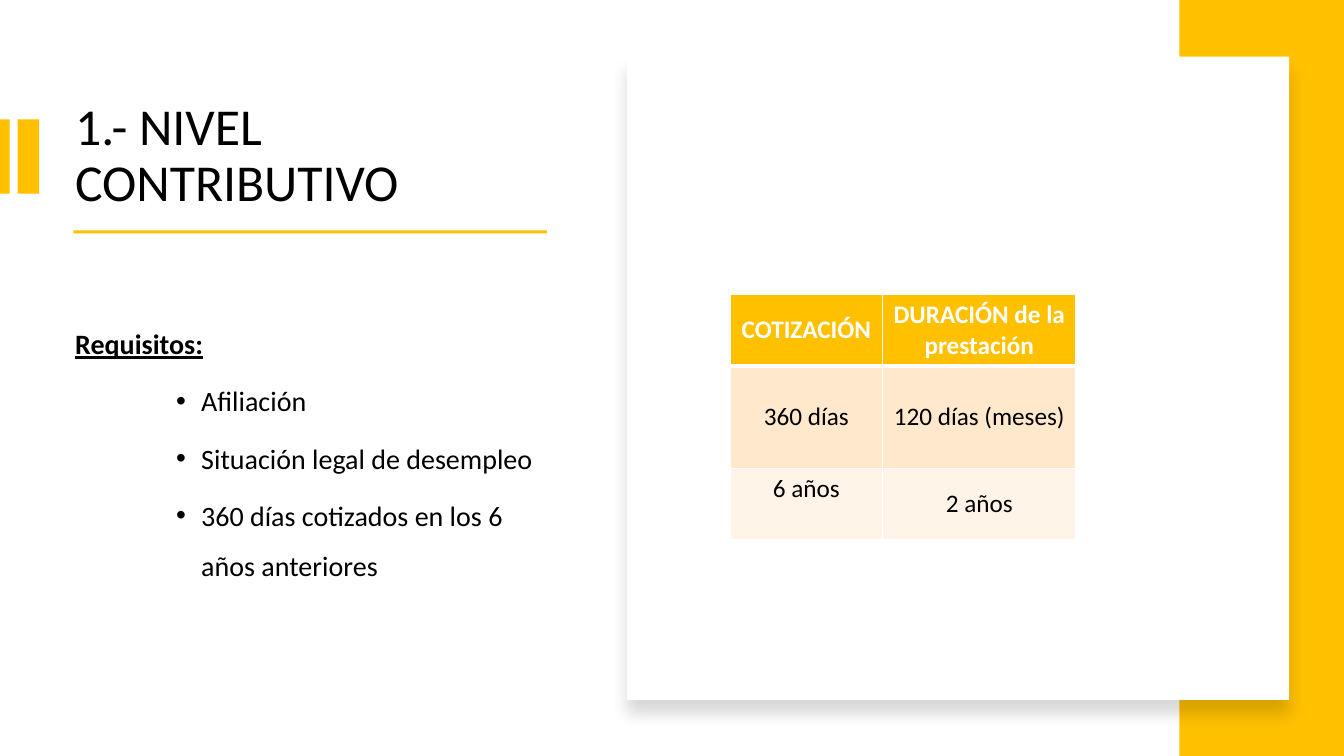
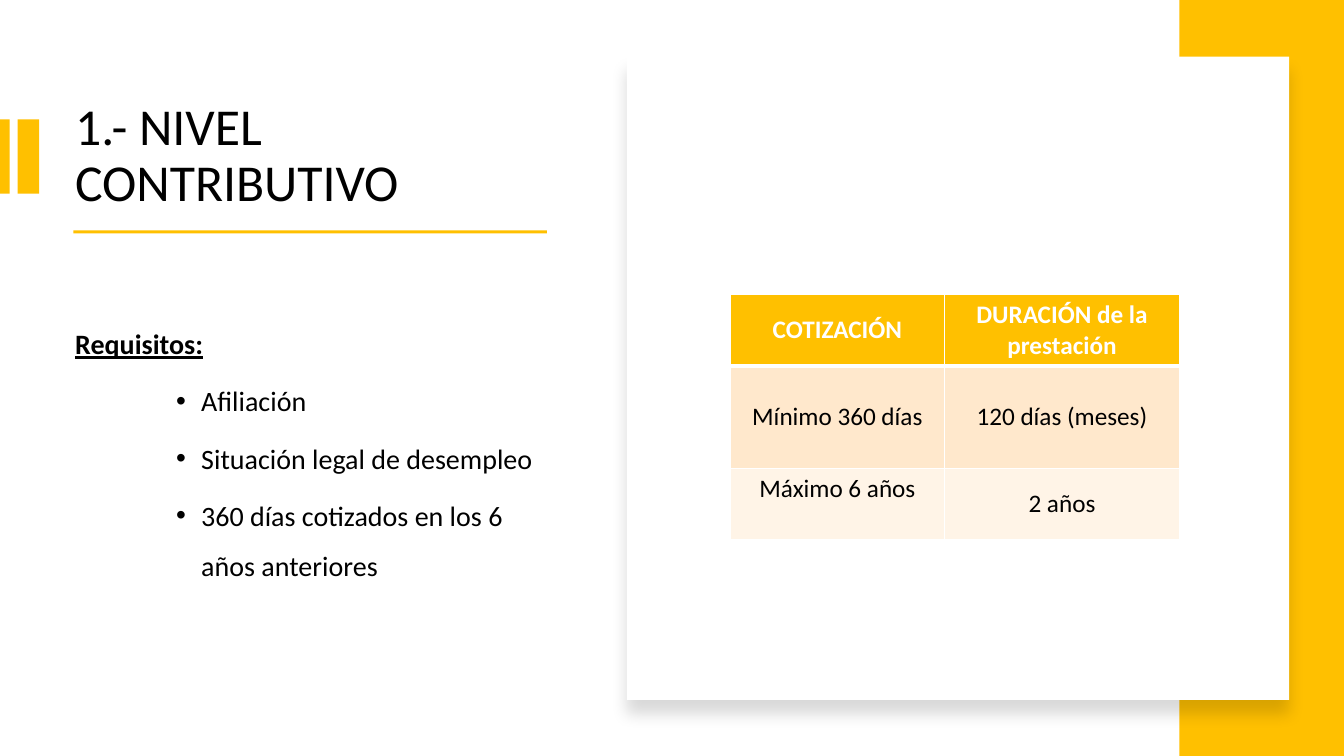
Before and after one commit to DiMaPaGa/daw1, a slide deck: slide 17 of PROGRAMACION/FOL/TEMA 6 FOL PRESTACIONES SS .pptx. Drawn at 1344x756 pixels with LibreOffice and Linux fonts; fonts in the diff are those of the drawing. Boxes give left, top, right and bottom in pixels: in the first picture for what was removed or moved away, otherwise in the second. Text is boxed around its words. In the diff, an @@ line names an element or a change of style, - is before the commit and + after.

```diff
--- a/PROGRAMACION/FOL/TEMA 6 FOL PRESTACIONES SS .pptx
+++ b/PROGRAMACION/FOL/TEMA 6 FOL PRESTACIONES SS .pptx
@@ table at (x1=730, y1=294, x2=1180, y2=536) @@
-row 2, column 1: 360 días
+row 2, column 1: Mínimo 360 días
-row 3, column 1: 6 años
+row 3, column 1: Máximo 6 años
@@ table resized from (x1=730, y1=294, x2=1076, y2=536) to (x1=730, y1=294, x2=1180, y2=536) @@
```
Also in this commit, not shown: 2 other slides changed, 6 other files.
